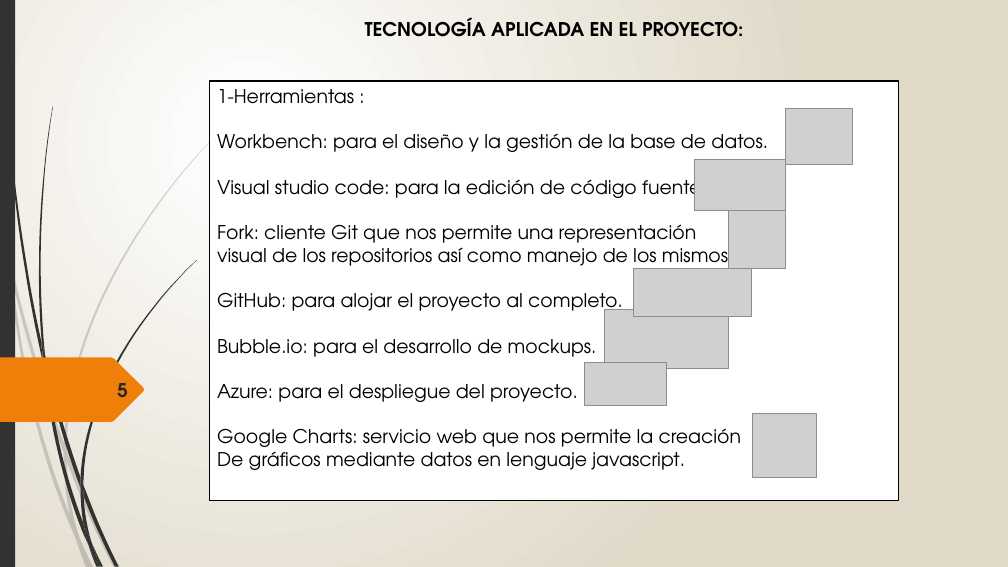
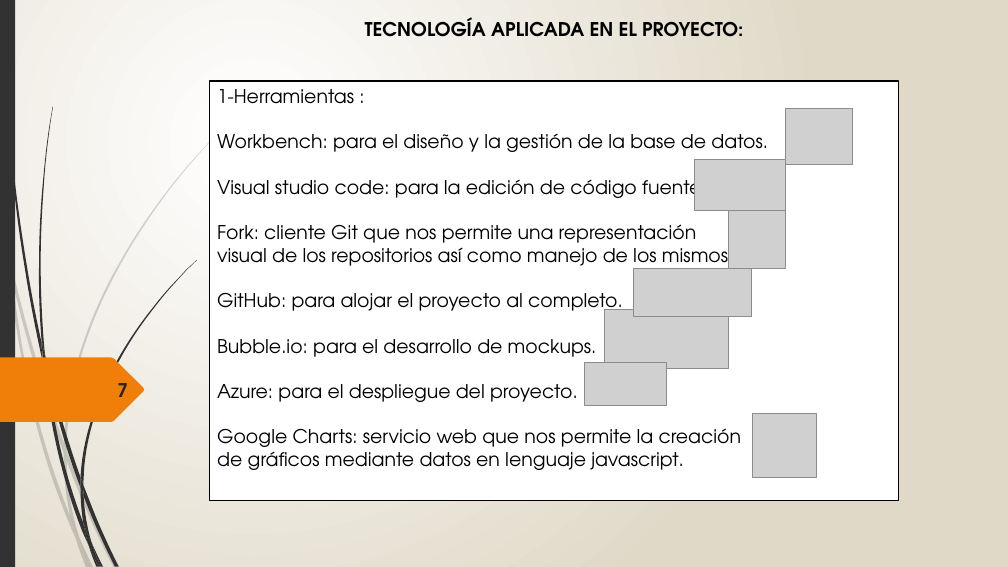
Before and after one commit to victormanuelantacastro/Proyecto, a slide deck: slide 7 of Contenido/TartessosBurguer.pptx (slide 5 before the commit). Drawn at 1008x567 pixels with LibreOffice and Linux fonts; fonts in the diff are those of the drawing; grey boxes stand for pictures. Boxes give left, top, right and bottom in pixels: in the first picture for what was removed or moved away, otherwise in the second. Text is boxed around its words. In the diff, an @@ line names an element or a change of style, - is before the commit and + after.

```diff
--- a/Contenido/TartessosBurguer.pptx
+++ b/Contenido/TartessosBurguer.pptx
@@ text at [117,383,128,397]: text changed @@
-5
+7
@@ text in rectangle at [217,451,684,470]: text changed @@
-De gráficos mediante datos en lenguaje javascript.
+de gráficos mediante datos en lenguaje javascript.
```
Also in this commit, not shown: 19 other slides changed, 2 slides added, 19 other files.
